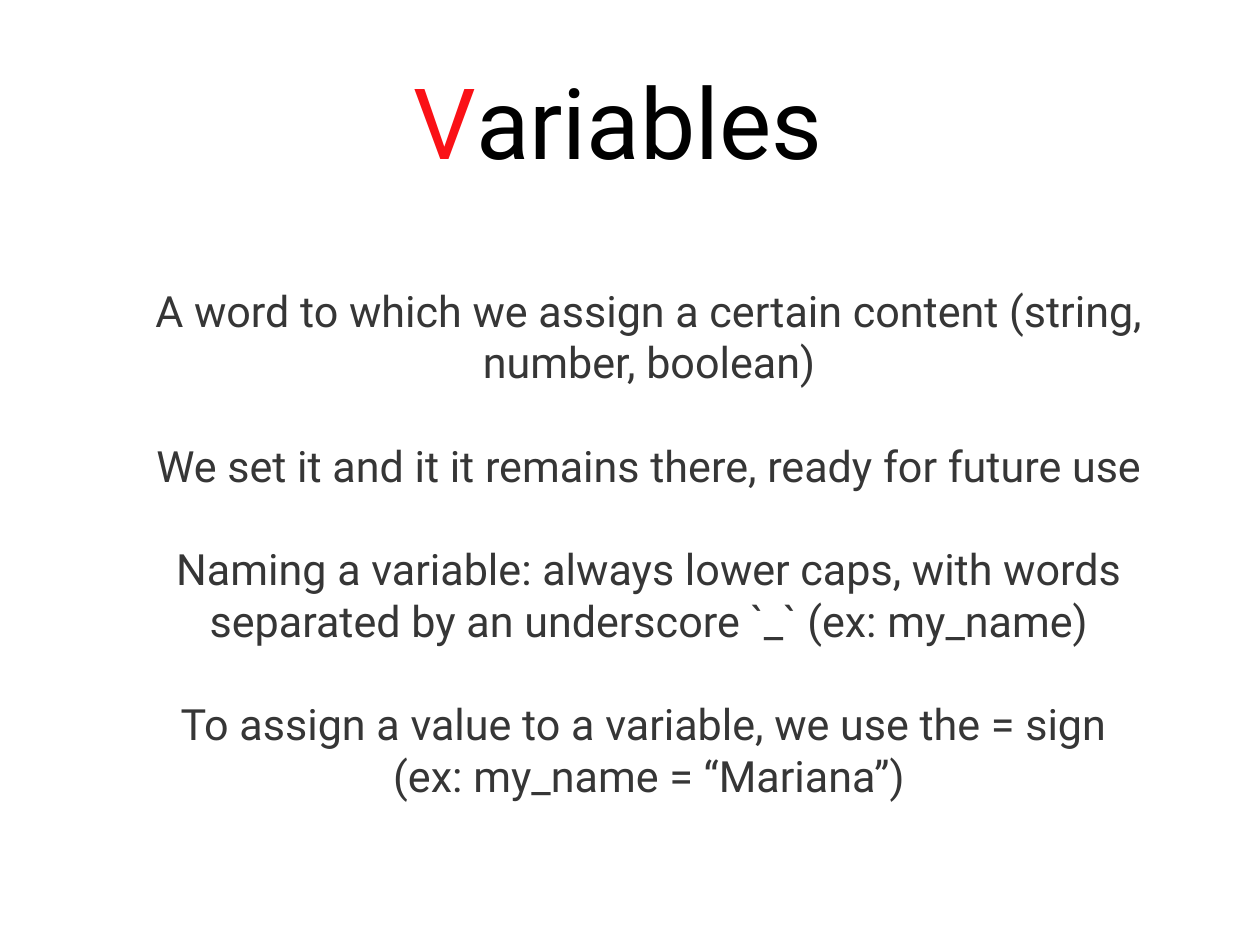
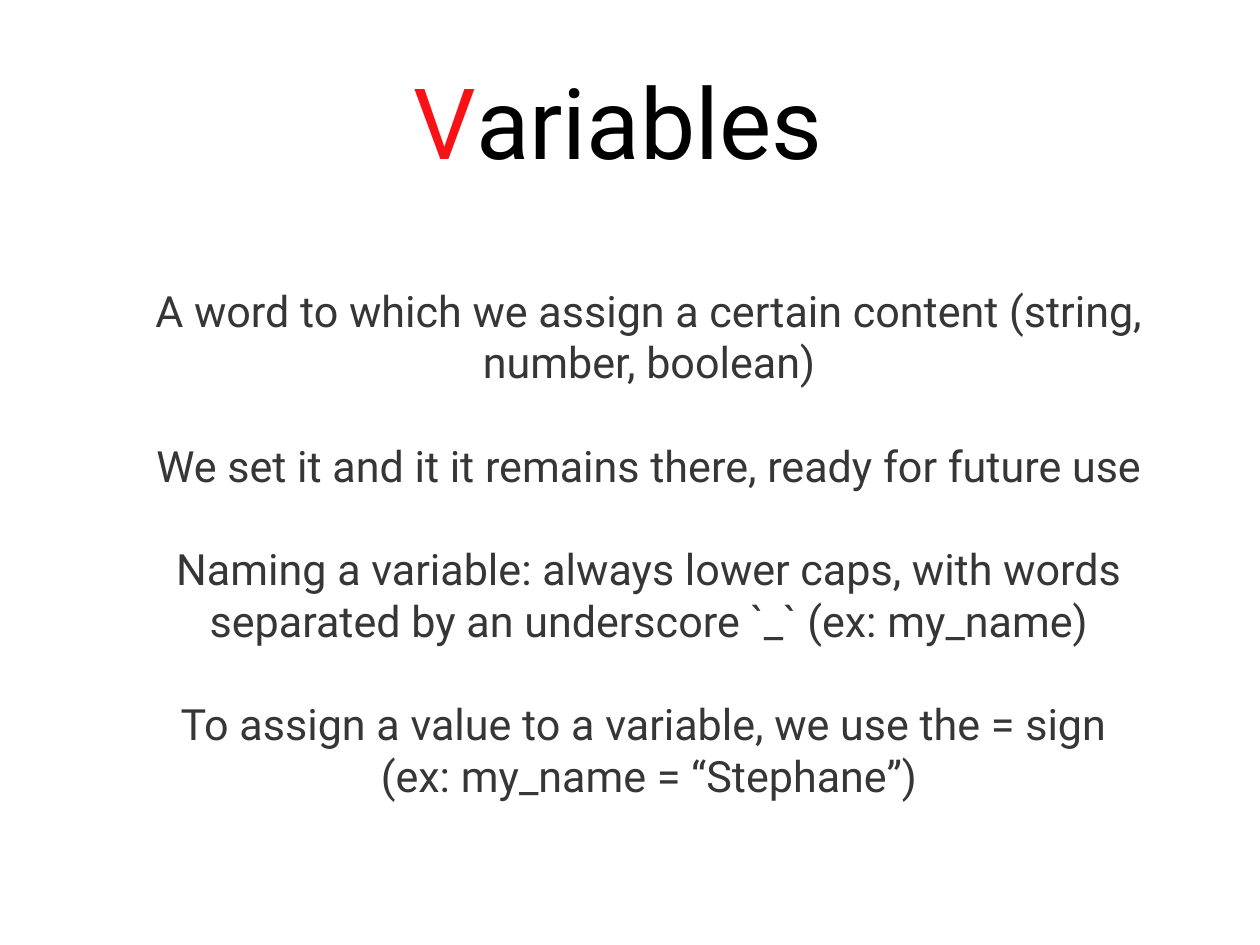
Before and after one commit to stephlaf/P4E, a slide deck: slide 4 of Presentations/Presentations Power Point/01_Intro to Ruby.pptx. Drawn at 1260x945 pixels with LibreOffice and Linux fonts; fonts in the diff are those of the drawing. Boxes give left, top, right and bottom in pixels: in the first picture for what was removed or moved away, otherwise in the second. Text is boxed around its words. In the diff, an @@ line names an element or a change of style, - is before the commit and + after.

```diff
--- a/Presentations/Presentations Power Point/01_Intro to Ruby.pptx
+++ b/Presentations/Presentations Power Point/01_Intro to Ruby.pptx
@@ text at [381, 757, 917, 802]: text changed @@
-(ex: my_name = “Mariana”)
+(ex: my_name = “Stephane”)
```
Also in this commit, not shown: 1 other slide changed, 3 other files.
